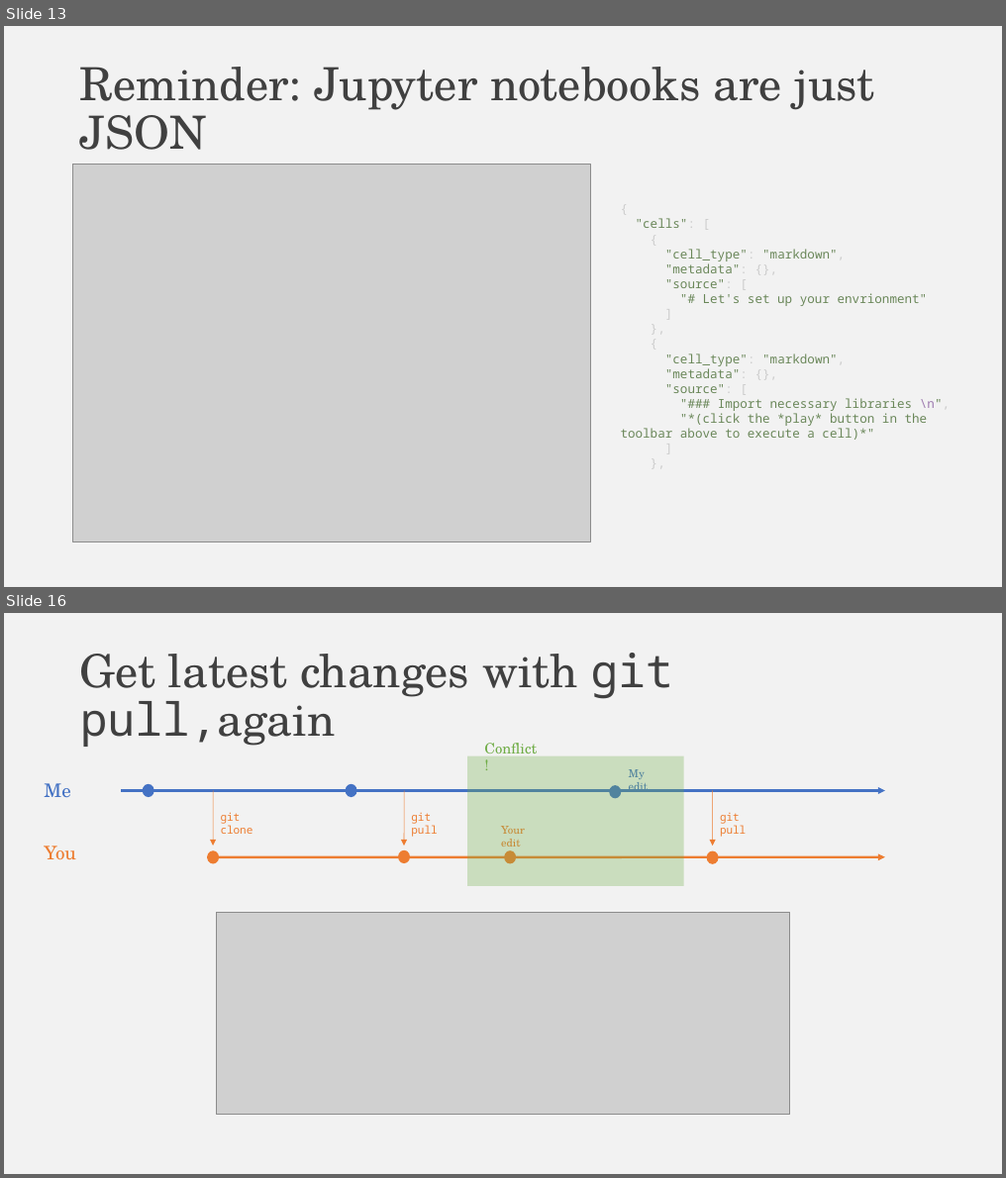
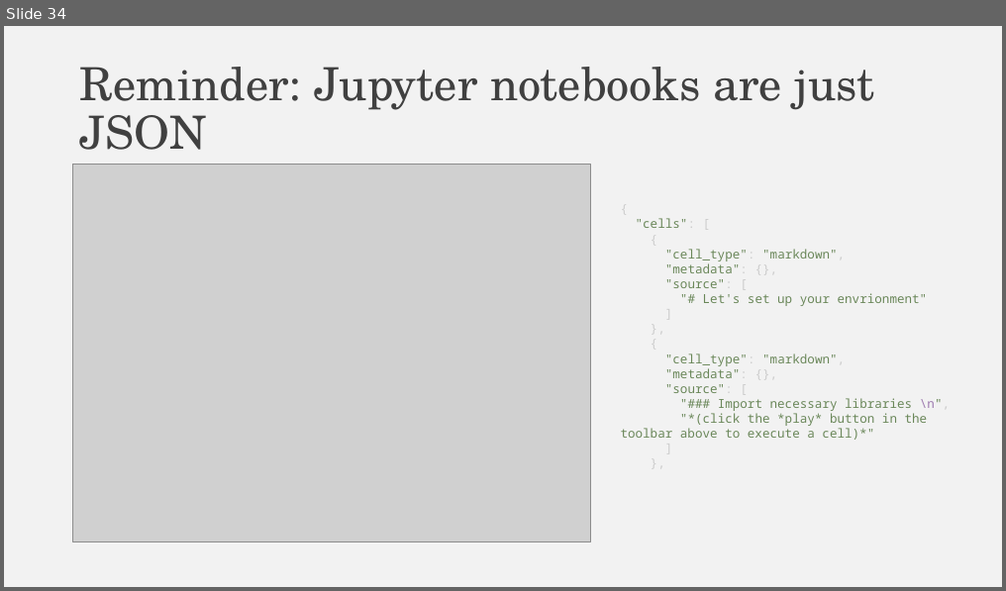
Before and after one commit to falconair/ProgrammingForAnalytics, a slide deck: lectures/050_git_version_control/Why do you need version control.pptx. Shown one above the other, each under a label of ours: slides 13 and 16 before the commit, slide 34 after it; the slides between them are not shown. The pictures are 1006x1178 and 1006x591 pixels, drawn with LibreOffice and Linux fonts; fonts in the diff are those of the drawing; grey boxes stand for pictures. Boxes give left, top, right and bottom in pixels: in the first picture for what was removed or moved away, otherwise in the second. Text is boxed around its words. In the diff, an @@ line names an element or a change of style, - is before the commit and + after.

```diff
--- a/lectures/050_git_version_control/Why do you need version control.pptx
+++ b/lectures/050_git_version_control/Why do you need version control.pptx
@@ slide 16 removed at bbox=[4, 613, 1002, 1174], background #F2F2F2 @@
@@ title removed at bbox=[80, 653, 673, 747] @@
-Get latest changes with git pull,again
@@ rectangle removed at bbox=[467, 756, 684, 886] @@
@@ text removed at bbox=[484, 743, 537, 759] @@
-Conflict!
@@ text removed at bbox=[44, 783, 70, 798] @@
-Me
@@ arrow removed from (121, 790) to (885, 790) @@
@@ ellipse removed at bbox=[143, 784, 154, 798] @@
@@ arrow removed from (213, 790) to (213, 846) @@
@@ ellipse removed at bbox=[346, 784, 357, 798] @@
@@ arrow removed from (405, 790) to (404, 846) @@
@@ ellipse removed at bbox=[610, 785, 622, 799] @@
@@ text removed at bbox=[629, 769, 648, 792] @@
-My edit
@@ arrow removed from (713, 790) to (713, 846) @@
@@ text removed at bbox=[221, 812, 253, 834] @@
-git clone
@@ text removed at bbox=[411, 813, 437, 837] @@
-git pull
@@ text removed at bbox=[720, 813, 746, 837] @@
-git pull
@@ text removed at bbox=[44, 846, 76, 861] @@
-You
@@ text removed at bbox=[501, 826, 525, 847] @@
-Your edit
@@ arrow removed from (207, 858) to (885, 858) @@
@@ ellipse removed at bbox=[207, 851, 219, 864] @@
@@ ellipse removed at bbox=[398, 851, 410, 863] @@
@@ ellipse removed at bbox=[504, 851, 516, 864] @@
@@ ellipse removed at bbox=[707, 851, 719, 864] @@
@@ picture removed at bbox=[216, 912, 790, 1115] @@
@@ what was slide 13 is now slide 34 @@
```
Also in this commit, not shown: 2 slides changed, 14 slides added, 8 other slides removed.
